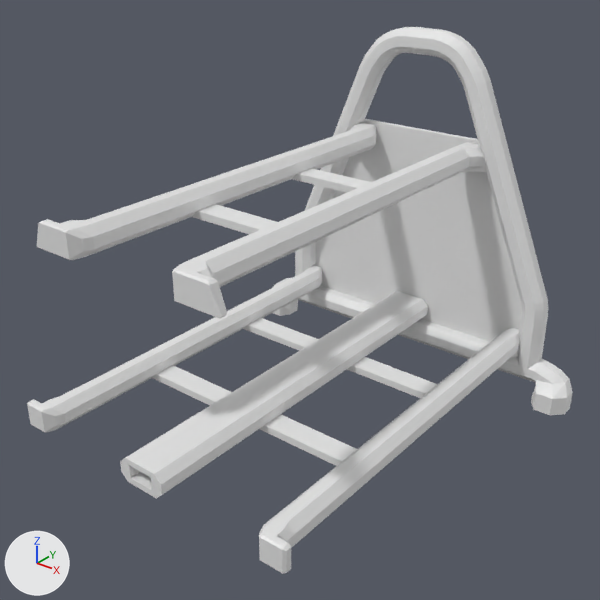
A saved change to the Blender file models/micro-hoops/ball-rack/ball-rack-3tier-upright.blend.
One viewpoint serves both versions: a 50 mm lens placed at (100.6, -125.3, 121.5), pointed at (2.2, -2.2, 45.2). Arrows for +X, +Y and +Z are at lower left; the lights stay in place.

The first picture shows 'crossbar-lower', 'crossbar-upper', 'upright.002'.
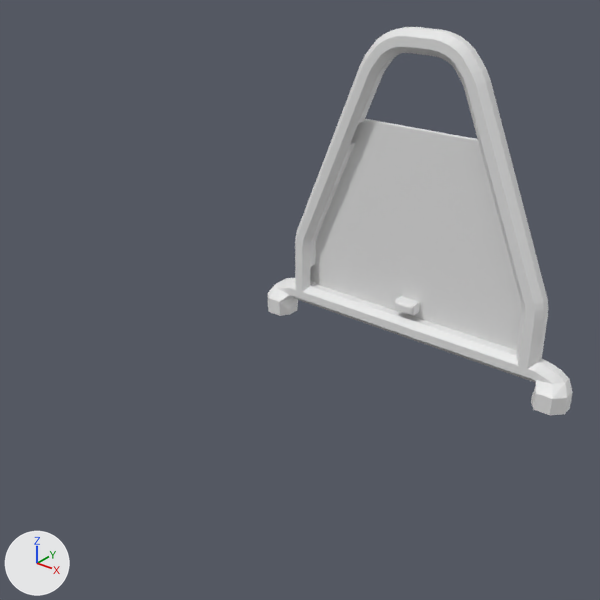
What differs and where, as boxes [x1, y1, x2, y2] in the pictures (600 x 600 px):
'crossbar-lower', hidden: before [27, 265, 520, 574]
'crossbar-upper', hidden: before [37, 123, 486, 318]
part 1 of me_cylinder_004, cut back: after [302, 263, 315, 292]

Patch to the scene script:
```diff
--- a/models/micro-hoops/ball-rack/ball-rack-3tier-upright.blend.py
+++ b/models/micro-hoops/ball-rack/ball-rack-3tier-upright.blend.py
@@ me_cylinder_004 @@
 # used by ob_upright_002; location = (-14.2, 45.9, 51.5); rotation_euler = (0.0, 0.0, 2.749), in degrees (0, 0, 158); scale = (3.0, 3.0, 30.0)
-me_cylinder_004.from_pydata(...)  # 2097 vertices, 1593 faces; spans x -19.0..9.8, y -8.2..5.5, z -1.3..1.4
+me_cylinder_004.from_pydata(...)  # 885 vertices, 778 faces; spans x -19.0..9.8, y -8.2..5.5, z -1.3..1.4
+# me_cylinder_004 part 1: 1213 vertices removed from x -14.3..5.8, y -6.7..2.5, z -1.0..0.3; 1 vertex added at x 5.2, y 2.6, z -1.0
@@ ob_crossbar_upper @@
 ob_crossbar_upper.scale = (3.0, -3.0, 70.0)
+ob_crossbar_upper.hide_set(True)
@@ ob_crossbar_lower @@
 ob_crossbar_lower.scale = (3.0, -3.0, 70.0)
+ob_crossbar_lower.hide_set(True)
```
